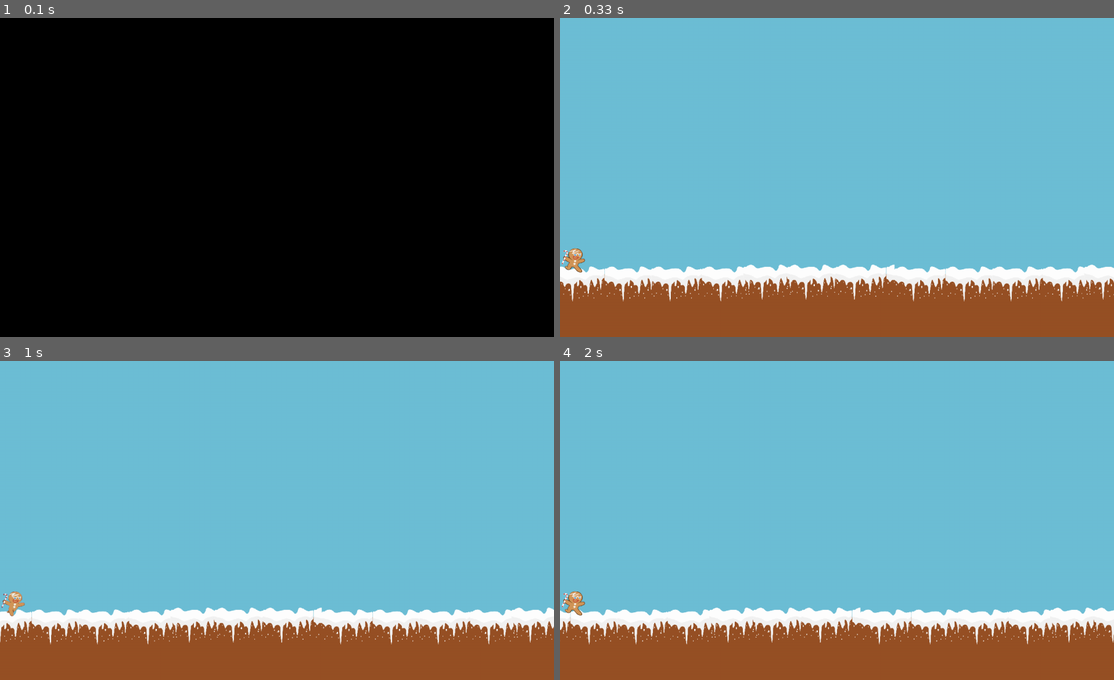
Above: before the commit, frames 1-4 (two rows, left to right).
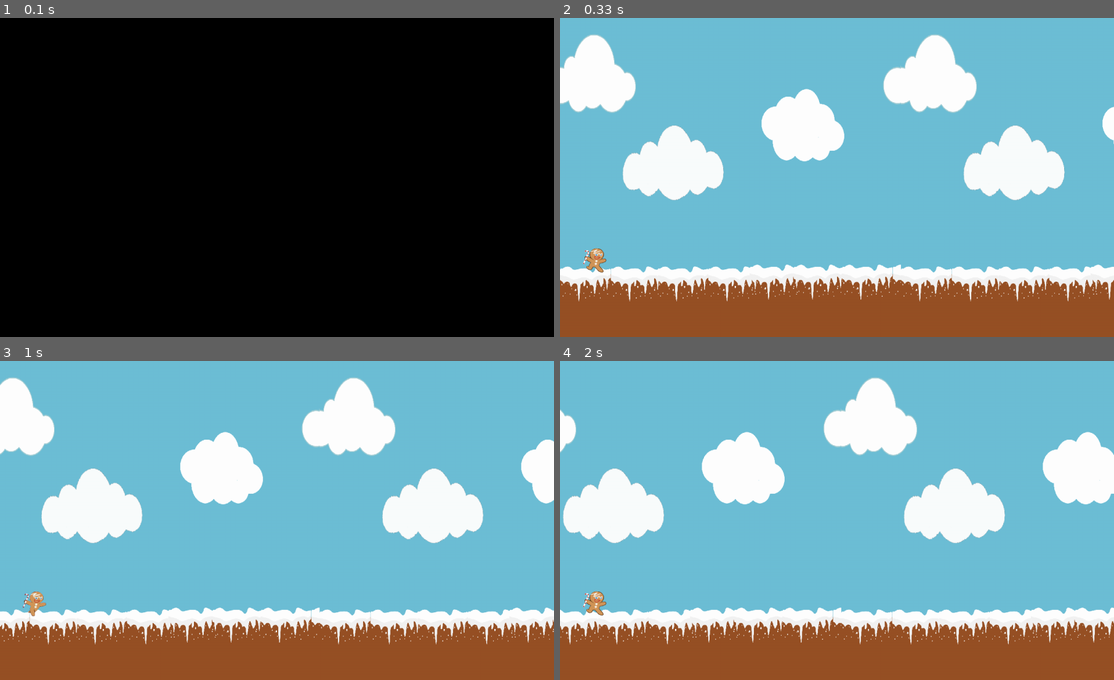
Above: after the commit, the same moments.

Repository: insper-classroom/devlife-23-1-projeto-pygame-laura_e_rafaela
Game: pygame game, started from jogo/jogo_GM.py
The game is run twice, just before and just after one commit, with the same random seed, the same clock (stepped at 60 frames per second) and the same inputs.
Inputs:
- Up to frame 1 (0.1 s): no input
- Up to frame 2 (0.33 s): no input
- Up to frame 3 (1 s): hold Right 0.33-0.8 s; hold Right from 0.83 s (still down)
- Up to frame 4 (2 s): release Right at 1.3 s; hold Right 1.33-1.97 s

Frame 1 is identical in both runs. In frame 2, 16% of the frame differs, in the area x 0-100%, y 5-89%; in frame 3, 16%; in frame 4, 16%.

Commit message:
adicionei nuvens e tela anda conforme boneco anda

Diff:
--- a/jogo/assets_jogo.py
+++ b/jogo/assets_jogo.py
@@ -14,7 +14,7 @@
         self.radius=(self.h)/2
         self.last_updated=0
         self.rect=self.image.get_rect()
-        self.rect.x=0
+        self.rect.x=50
         self.rect.y=540
         self.clock=pygame.time.Clock()
         self.FPS=10
@@ -29,6 +29,8 @@
             self.indice_img=(self.indice_img+1)%len(self.images_animation)
             image=pygame.image.load(self.images_animation[self.indice_img])
             self.image=pygame.transform.scale(image, (60,60))
+            return True
+        return False
 
     def desenha(self):
         self.window.blit(self.image,self.rect)
--- a/jogo/jogo_GM.py
+++ b/jogo/jogo_GM.py
@@ -12,17 +12,21 @@
         # self.monstro=Monstro(self.window)
         self.tiles=math.ceil(self.window.get_width()/self.fundo.get_width())+1
         self.scroll=0
+        self.andando=False
 
 
     def atualiza(self):
-        if self.player.update() == -1:
+        player=self.player.update()
+        if player == -1:
             return -1
+        self.andando=player
         return self
 
     def desenha(self):
-        if abs(self.scroll)>self.fundo.get_width():
-            self.scroll=0
-        else: self.scroll-=5
+        if self.andando:
+            if abs(self.scroll)>self.fundo.get_width():
+                self.scroll=0
+            else: self.scroll-=10
         for i in range(self.tiles):
             self.window.blit(self.fundo,(i*self.fundo.get_width()+self.scroll,0))
         self.player.desenha()
Binary file changed: jogo/Assets_jogo/img_fundo.png
